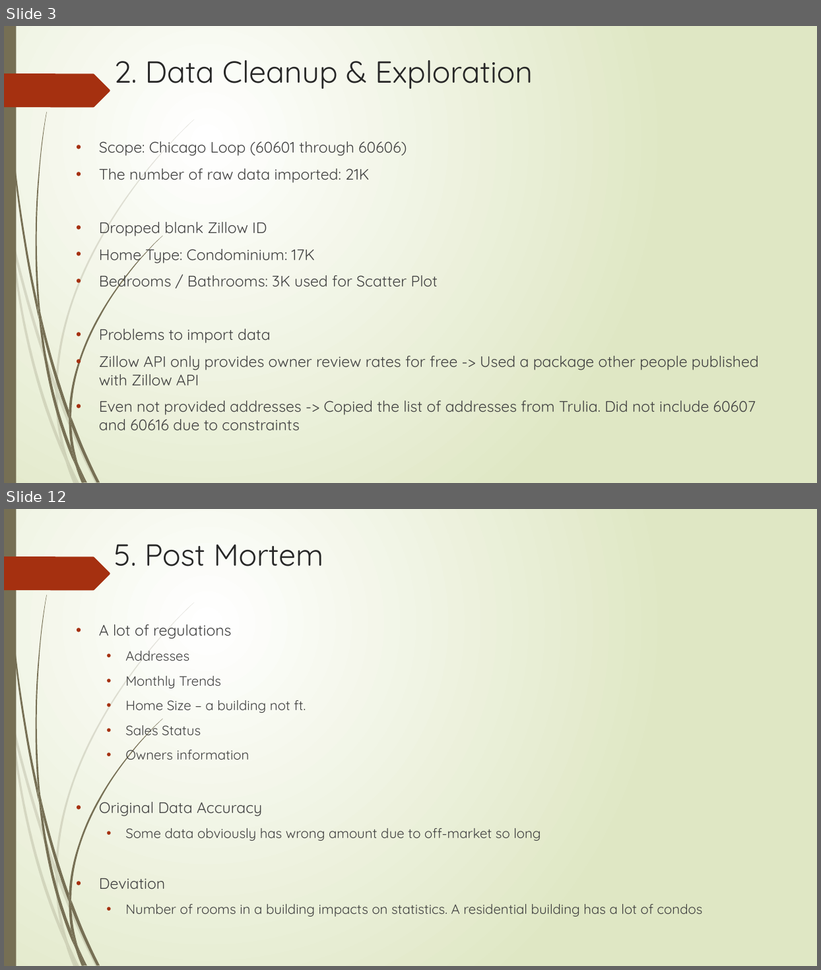
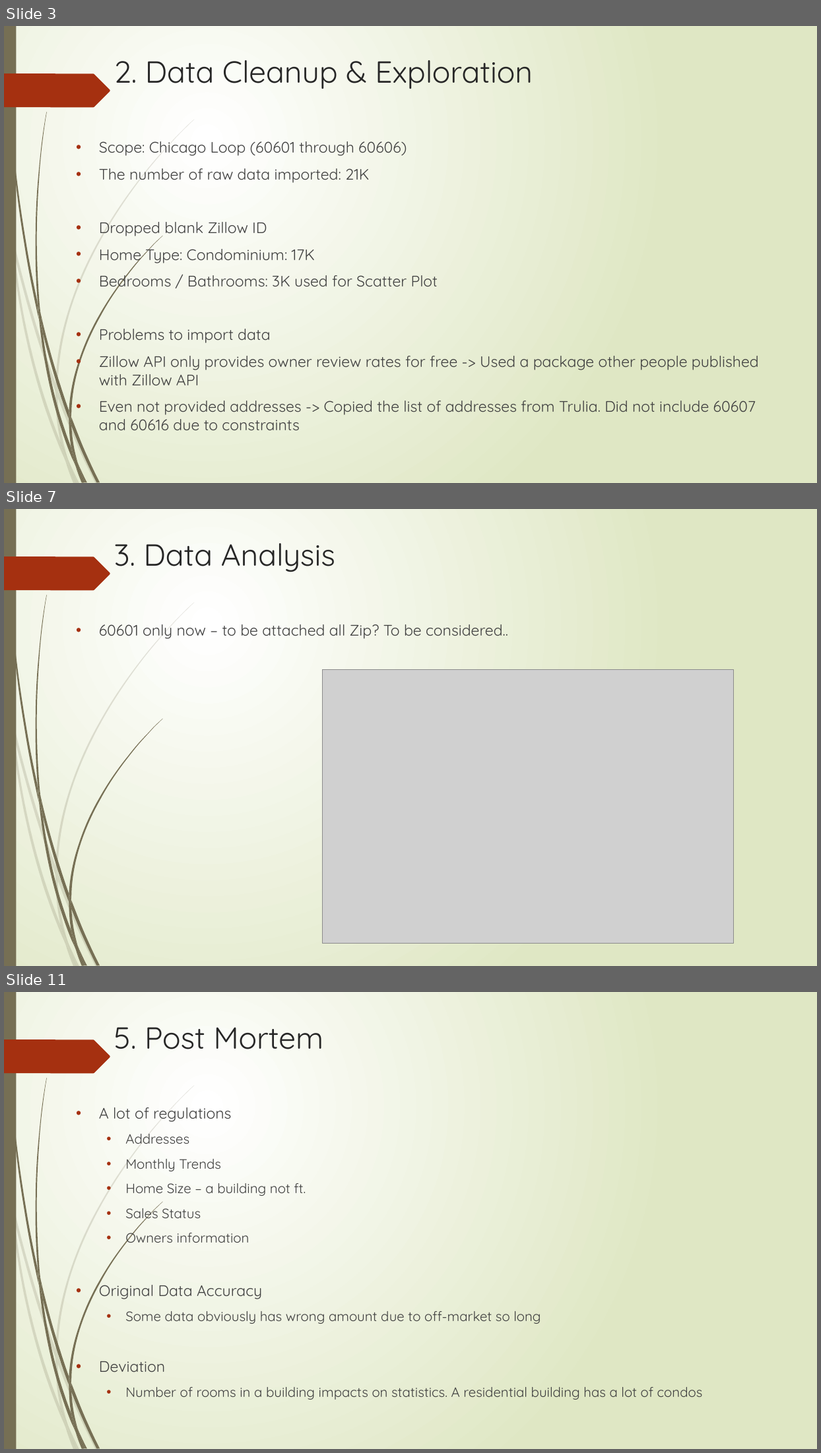
Before and after one commit to FeLowe/NW-Bootcamp-Projects, a slide deck: Presentation - Fernanda Mina.pptx. Shown one above the other, each under a label of ours: slides 3 and 12 before the commit, slides 3, 7 and 11 after it; the slides between them are not shown. The pictures are 821x970 and 821x1453 pixels, drawn with LibreOffice and Linux fonts; fonts in the diff are those of the drawing; grey boxes stand for pictures. Boxes give left, top, right and bottom in pixels: in the first picture for what was removed or moved away, otherwise in the second. Text is boxed around its words. In the diff, an @@ line names an element or a change of style, - is before the commit and + after.

```diff
--- a/Presentation - Fernanda Mina.pptx
+++ b/Presentation - Fernanda Mina.pptx
@@ slide 7 added at [4,509,817,966], background gradient #FFFFFF to #DFE8C4; not listed: 24 template elements that a slide beside it also shows @@
@@ title added at [114,543,335,572], 36 pt, text #262626 @@
+3. Data Analysis
@@ text added at [99,625,508,639], 18 pt, text #404040 @@
+• 60601 only now – to be attached all Zip? To be considered..
@@ picture added at [322,670,733,944] @@
@@ what was slide 12 is now slide 11 @@
```
Also in this commit, not shown: 5 slides changed, 1 other slide added, 3 slides removed, 6 other files.
